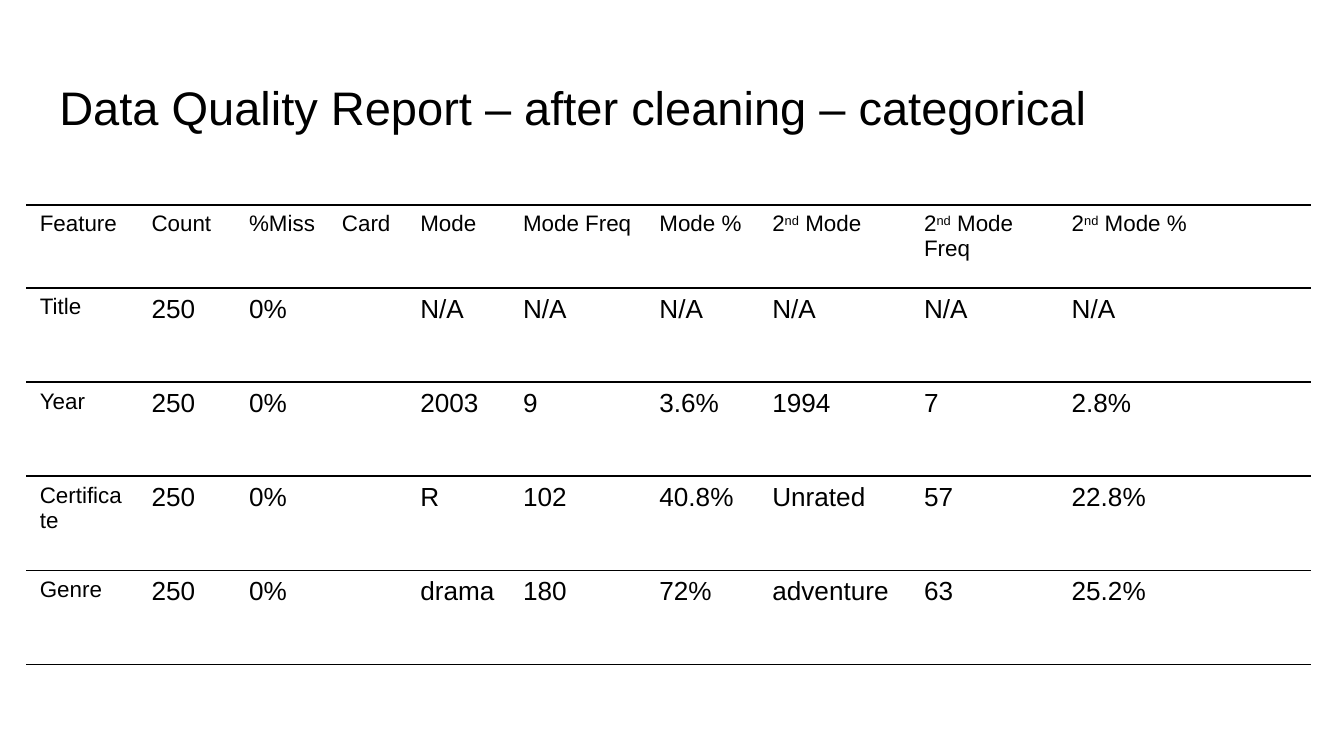
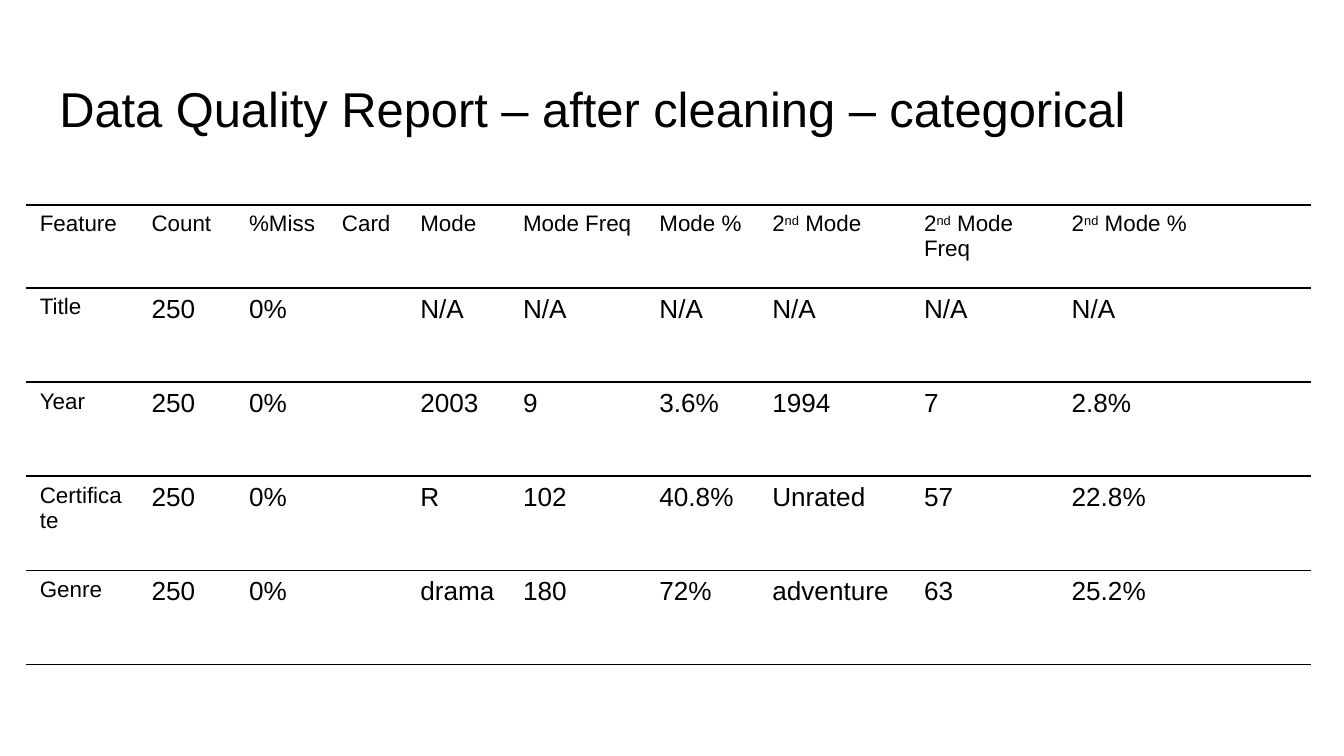
Before and after one commit to amelka800/Data-CA, a slide deck: slide 18 of Data Exploration CA Template 2026.pptx. Drawn at 1344x756 pixels with LibreOffice and Linux fonts; fonts in the diff are those of the drawing. Boxes give left, top, right and bottom in pixels: in the first picture for what was removed or moved away, otherwise in the second. Text is boxed around its words. In the diff, an @@ line names an element or a change of style, - is before the commit and + after.

```diff
--- a/Data Exploration CA Template 2026.pptx
+++ b/Data Exploration CA Template 2026.pptx
@@ title "Data Quality Report – after ..." at (x1=59, y1=91, x2=1125, y2=137): size 25.2 to 26.2 pt @@
```
Also in this commit, not shown: 19 other slides changed, 1 slide added, 1 other file.
